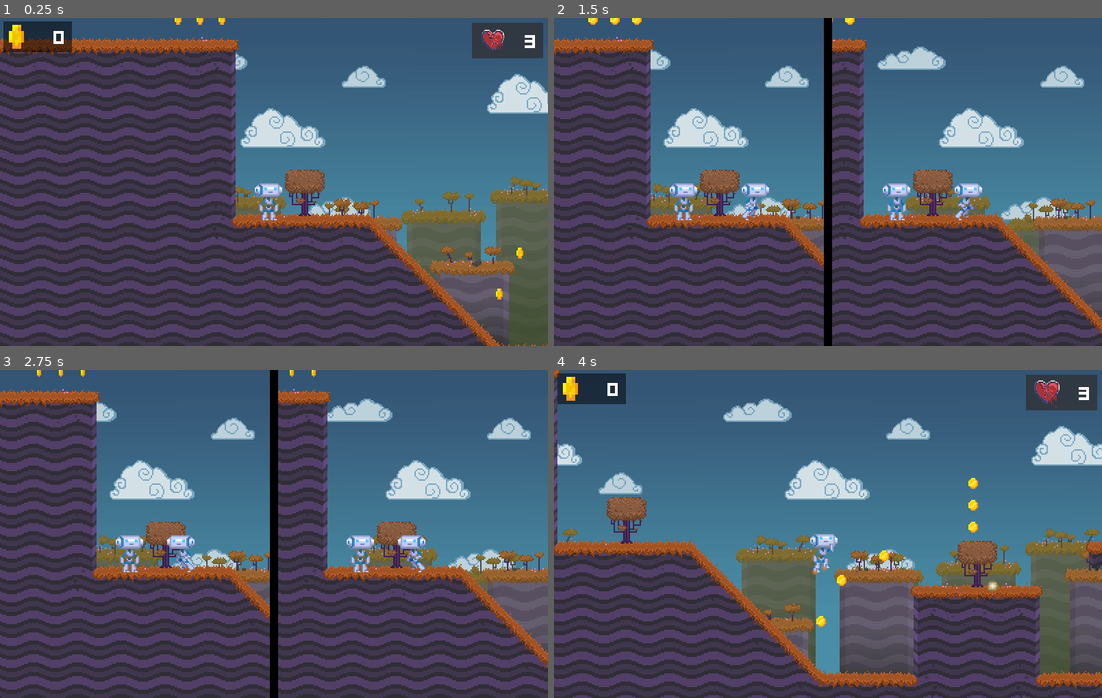
Above: before the commit, frames 1-4 (two rows, left to right).
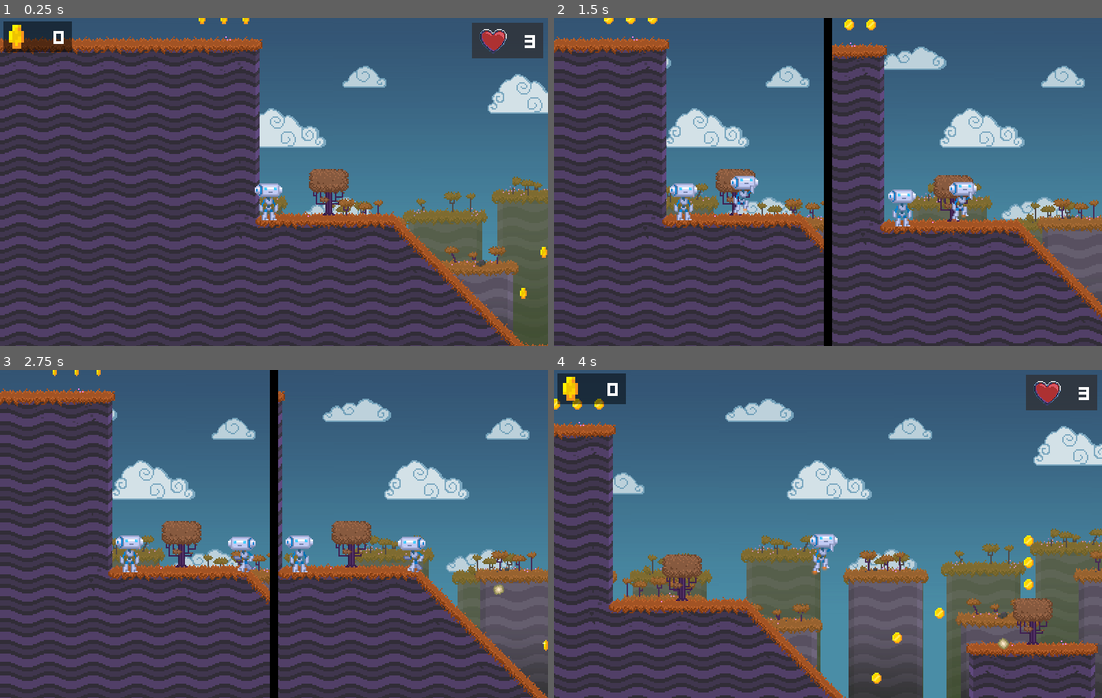
Above: after the commit, the same moments.

Repository: mahamismail/2DPlatformer
Game: Godot game, scene res://src/Main/Game.tscn
The game is run twice, just before and just after one commit, with the same random seed, the same clock (stepped at 60 frames per second) and the same inputs.
Inputs:
- Up to frame 1 (0.25 s): no input
- Up to frame 2 (1.5 s): hold Right (move_right) from 0.53 s (still down); tap Space (shoot) at 0.6 s; tap Up (jump) at 0.77 s; tap Tab (splitscreen) at 1.35 s
- Up to frame 3 (2.75 s): tap Up (jump) at 1.52 s; release Right (move_right) at 2.03 s; hold Left (move_left) from 2.03 s (still down); tap Space (shoot) at 2.1 s
- Up to frame 4 (4 s): release Left (move_left) at 2.78 s; hold Right (move_right) from 2.78 s (still down); tap Tab (splitscreen) at 2.85 s; tap Up (jump) at 3.02, 3.77 s; tap Space (shoot) at 3.6 s

The runs differ from the first frame. In frame 1, 26% of the frame differs, in the area x 0-100%, y 0-100%; in frame 2, 28%; in frame 3, 25%; in frame 4, 33%.

Commit message:
V2 Heart Animation

Diff:
--- /dev/null
+++ b/assets/audio/sfx/default_bus_layout.tres
@@ -0,0 +1,3 @@
+[gd_resource type="AudioBusLayout" format=2]
+
+[resource]
--- a/src/Actors/Enemy.gd
+++ b/src/Actors/Enemy.gd
@@ -1,6 +1,5 @@
 class_name Enemy
 extends Actor
-
 
 enum State {
 	WALKING,
--- a/src/Actors/Enemy.tscn
+++ b/src/Actors/Enemy.tscn
@@ -169,8 +169,8 @@
 }
 
 [sub_resource type="CapsuleShape2D" id=5]
-radius = 11.0
-height = 7.0
+radius = 5.34858
+height = 2.65325
 
 [sub_resource type="CanvasItemMaterial" id=6]
 blend_mode = 1
@@ -180,7 +180,7 @@
 colors = PoolColorArray( 1, 1, 1, 1, 0, 0, 0, 1 )
 
 [node name="Enemy" type="KinematicBody2D"]
-collision_layer = 2
+collision_layer = 0
 collision_mask = 25
 script = ExtResource( 5 )
 speed = Vector2( 75, 250 )
@@ -192,19 +192,21 @@
 collision_mask = 8
 
 [node name="FloorDetectorLeft" type="RayCast2D" parent="."]
-position = Vector2( -15, -4 )
+position = Vector2( -14, -8 )
 enabled = true
 cast_to = Vector2( 0, 35 )
 collision_mask = 24
 
 [node name="FloorDetectorRight" type="RayCast2D" parent="."]
-position = Vector2( 15.5, -3 )
+position = Vector2( 15, -7 )
 enabled = true
 cast_to = Vector2( 0, 35 )
 collision_mask = 24
 
 [node name="Sprite" type="Sprite" parent="."]
 material = SubResource( 1 )
+position = Vector2( 0, -6.50974 )
+rotation = 0.0110037
 texture = ExtResource( 4 )
 flip_h = true
 hframes = 8
@@ -216,7 +218,9 @@
 anims/walk = SubResource( 4 )
 
 [node name="CollisionShape2D" type="CollisionShape2D" parent="."]
-rotation = -1.5708
+position = Vector2( -5.96046e-08, -7 )
+rotation = 1.53476
+scale = Vector2( 1.31375, 1.46293 )
 shape = SubResource( 5 )
 
 [node name="Explosion" type="CPUParticles2D" parent="."]
--- a/src/Actors/Player.gd
+++ b/src/Actors/Player.gd
@@ -80,10 +80,10 @@
 		else:
 			sprite.scale.x = -1
 
-	if get_slide_count() > 0:
-		for index in range(get_slide_count()):
-			if "Enemy" in get_slide_collision(index).collider.name:
-				emit_signal("lose_health")
+	#if get_slide_count() > 0:
+	#	for index in range(get_slide_count()):
+	#		if "Enemy" in get_slide_collision(index).collider.name:
+	#			emit_signal("lose_health")
 
 	# We use the sprite's scale to store Robi’s look direction which allows us to shoot
 	# bullets forward.
@@ -141,3 +141,9 @@
 	if is_shooting:
 		animation_new += "_weapon"
 	return animation_new
+
+
+
+func _on_RigidBody2D_body_entered(body):
+	hide()
+	pass # Replace with function body.
--- a/src/Actors/Player.tscn
+++ b/src/Actors/Player.tscn
@@ -184,10 +184,14 @@
 }
 
 [sub_resource type="RectangleShape2D" id=11]
+extents = Vector2( 8, 13.5 )
+
+[sub_resource type="RectangleShape2D" id=12]
 extents = Vector2( 10, 14 )
 
 [node name="Player" type="KinematicBody2D"]
-collision_mask = 30
+collision_layer = 3
+collision_mask = 28
 script = ExtResource( 1 )
 
 [node name="ShootAnimation" type="Timer" parent="."]
@@ -240,7 +244,7 @@
 process_mode = 0
 
 [node name="CollisionShape2D" type="CollisionShape2D" parent="."]
-position = Vector2( 0, -14 )
+position = Vector2( -4, -14 )
 shape = SubResource( 11 )
 
 [node name="Jump" type="AudioStreamPlayer2D" parent="."]
@@ -278,3 +282,11 @@
 normal = ExtResource( 8 )
 action = "shoot"
 visibility_mode = 1
+
+[node name="RigidBody2D" type="RigidBody2D" parent="."]
+
+[node name="CollisionShape2D" type="CollisionShape2D" parent="RigidBody2D"]
+position = Vector2( -4, -14 )
+shape = SubResource( 12 )
+
+[connection signal="body_entered" from="RigidBody2D" to="." method="_on_RigidBody2D_body_entered"]
--- a/src/Objects/Heart.tscn
+++ b/src/Objects/Heart.tscn
@@ -40,12 +40,12 @@
 "values": [ true ]
 }
 
-[node name="Node2D" type="Node2D"]
+[node name="Heart" type="Node2D"]
 
 [node name="Sprite" type="Sprite" parent="."]
 texture = ExtResource( 1 )
 hframes = 22
-frame = 20
+frame = 8
 
 [node name="AnimationPlayer" type="AnimationPlayer" parent="."]
 anims/HeartLost = SubResource( 1 )
--- a/src/UserInterface/HealthCounter.gd
+++ b/src/UserInterface/HealthCounter.gd
@@ -2,6 +2,8 @@
 
 var health = Global.health
 onready var health_label = $Amount
+
+onready var animation_player = $Heart/AnimationPlayer
 
 signal you_Died()
 
@@ -14,9 +16,10 @@
 		_level_node.get_node("Player2").connect("lose_health", self, "_lose_health")
 	else:
 		var _player_path = get_node(@"../../Level/Player")
-		_player_path.connect("hit", self, "_lose_health")
+		_player_path.connect("lose_health", self, "_lose_health")
 
 func _lose_health():
+	animation_player.play("HeartLost")
 	health = health-1
 	health_label.set_text(str(health))
 	print(health)
--- a/src/UserInterface/HealthCounter.tscn
+++ b/src/UserInterface/HealthCounter.tscn
@@ -1,102 +1,10 @@
-[gd_scene load_steps=27 format=2]
+[gd_scene load_steps=5 format=2]
 
-[ext_resource path="res://assets/art/heart/Hearts.png" type="Texture" id=1]
+[ext_resource path="res://src/Objects/Heart.tscn" type="PackedScene" id=1]
 [ext_resource path="res://src/UserInterface/HealthCounter.gd" type="Script" id=2]
 [ext_resource path="res://assets/theme/user_interface.tres" type="Theme" id=3]
 
 [sub_resource type="StyleBoxFlat" id=23]
-
-[sub_resource type="AtlasTexture" id=1]
-atlas = ExtResource( 1 )
-region = Rect2( 0, 0, 80, 82 )
-
-[sub_resource type="AtlasTexture" id=2]
-atlas = ExtResource( 1 )
-region = Rect2( 80, 0, 80, 82 )
-
-[sub_resource type="AtlasTexture" id=3]
-atlas = ExtResource( 1 )
-region = Rect2( 160, 0, 80, 82 )
-
-[sub_resource type="AtlasTexture" id=4]
-atlas = ExtResource( 1 )
-region = Rect2( 240, 0, 80, 82 )
-
-[sub_resource type="AtlasTexture" id=5]
-atlas = ExtResource( 1 )
-region = Rect2( 320, 0, 80, 82 )
-
-[sub_resource type="AtlasTexture" id=6]
-atlas = ExtResource( 1 )
-region = Rect2( 400, 0, 80, 82 )
-
-[sub_resource type="AtlasTexture" id=7]
-atlas = ExtResource( 1 )
-region = Rect2( 480, 0, 80, 82 )
-
-[sub_resource type="AtlasTexture" id=8]
-atlas = ExtResource( 1 )
-region = Rect2( 560, 0, 80, 82 )
-
-[sub_resource type="AtlasTexture" id=9]
-atlas = ExtResource( 1 )
-region = Rect2( 640, 0, 80, 82 )
-
-[sub_resource type="AtlasTexture" id=10]
-atlas = ExtResource( 1 )
-region = Rect2( 720, 0, 80, 82 )
-
-[sub_resource type="AtlasTexture" id=11]
-atlas = ExtResource( 1 )
-region = Rect2( 800, 0, 80, 82 )
-
-[sub_resource type="AtlasTexture" id=12]
-atlas = ExtResource( 1 )
-region = Rect2( 880, 0, 80, 82 )
-
-[sub_resource type="AtlasTexture" id=13]
-atlas = ExtResource( 1 )
-region = Rect2( 960, 0, 80, 82 )
-
-[sub_resource type="AtlasTexture" id=14]
-atlas = ExtResource( 1 )
-region = Rect2( 1040, 0, 80, 82 )
-
-[sub_resource type="AtlasTexture" id=15]
-atlas = ExtResource( 1 )
-region = Rect2( 1120, 0, 80, 82 )
-
-[sub_resource type="AtlasTexture" id=16]
-atlas = ExtResource( 1 )
-region = Rect2( 1200, 0, 80, 82 )
-
-[sub_resource type="AtlasTexture" id=17]
-atlas = ExtResource( 1 )
-region = Rect2( 1280, 0, 80, 82 )
-
-[sub_resource type="AtlasTexture" id=18]
-atlas = ExtResource( 1 )
-region = Rect2( 1360, 0, 80, 82 )
-
-[sub_resource type="AtlasTexture" id=19]
-atlas = ExtResource( 1 )
-region = Rect2( 1440, 0, 80, 82 )
-
-[sub_resource type="AtlasTexture" id=20]
-atlas = ExtResource( 1 )
-region = Rect2( 1520, 0, 80, 82 )
-
-[sub_resource type="AtlasTexture" id=21]
-atlas = ExtResource( 1 )
-region = Rect2( 1600, 0, 80, 82 )
-
-[sub_resource type="SpriteFrames" id=22]
-animations = [ {
-"frames": [ SubResource( 1 ), SubResource( 2 ), SubResource( 3 ), SubResource( 4 ), SubResource( 5 ), SubResource( 6 ), SubResource( 7 ), SubResource( 8 ), SubResource( 9 ), SubResource( 10 ), SubResource( 11 ), SubResource( 12 ), SubResource( 13 ), SubResource( 14 ), SubResource( 15 ), SubResource( 16 ), SubResource( 17 ), SubResource( 18 ), SubResource( 19 ), SubResource( 20 ), SubResource( 21 ) ],
-"loop": true,
-"name": "default",
-"speed": 5.0
-} ]
 
 [node name="HealthCounter" type="Panel"]
 self_modulate = Color( 0.301961, 0.270588, 0.270588, 0.67451 )
@@ -120,10 +28,6 @@
 valign = 1
 autowrap = true
 
-[node name="AnimatedSprite" type="AnimatedSprite" parent="."]
-position = Vector2( 32, 28 )
-scale = Vector2( 0.690228, 0.690228 )
-frames = SubResource( 22 )
-frame = 12
-playing = true
-offset = Vector2( -0.0699997, 0.14 )
+[node name="Heart" parent="." instance=ExtResource( 1 )]
+position = Vector2( 31, 27 )
+scale = Vector2( 0.716563, 0.715672 )
Not shown: 1 places in src/Actors/Player.tscn that only renumber resources
